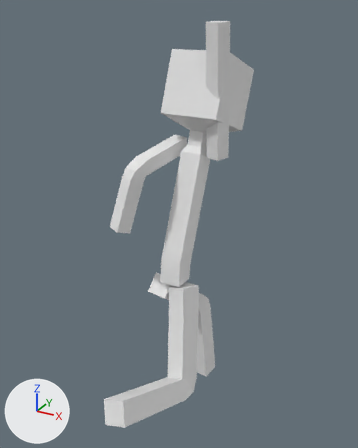
An edit to the FBX model Assets/Blender/exports/player.fbx, drawn before and after from the same camera.
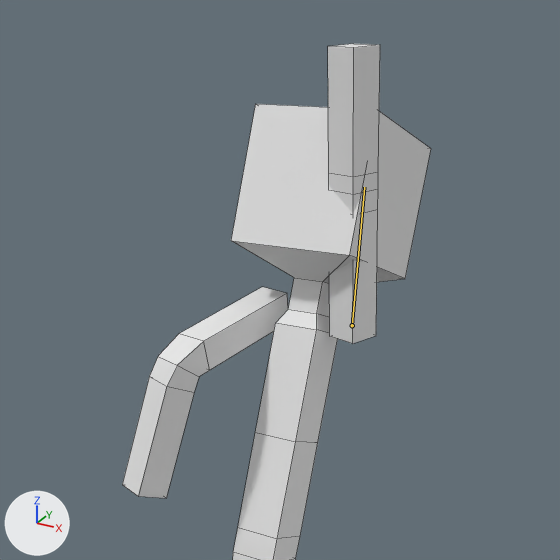
Old and new are each drawn whole from a camera (50 mm lens) standing at (8.17, -14.55, 16.16) and looking at (0.11, 0.1, 8.83) and again close up on the part from 15% to 88% of the width and 0% to 59% of the height. The lights are fixed; the arrows at lower left show +X, +Y and +Z. Both versions are drawn at frame 1 of the action 'Armature|Action'; the numbers are the values there. The bones that change are drawn over the model as lines in the close-ups. The close-ups show mesh edges as thin lines.

Objects in the first close-up: 'Arm.L', 'Arm.R', 'Body'.
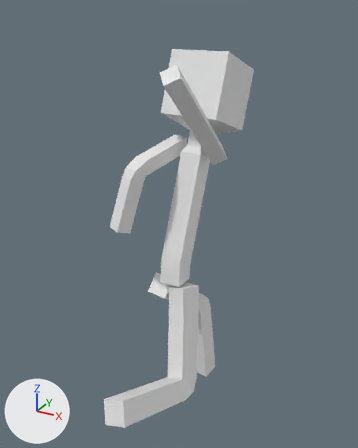
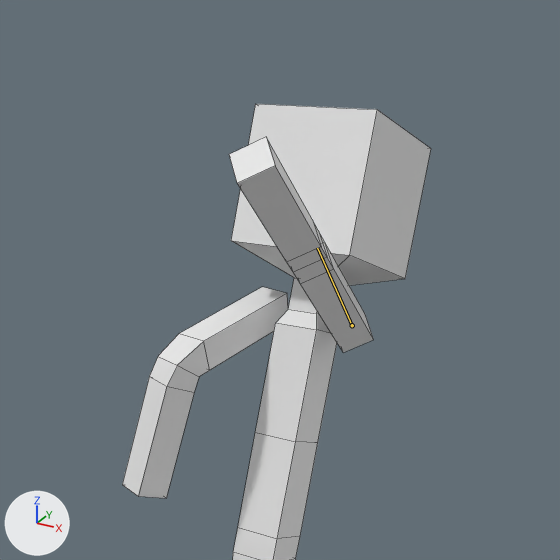
Scene script edits in JSON lines:
```json
{"block": "bone_upper_arm_l", "where": "bone_upper_arm_l = bpy.data.objects['Armature'].pose.bones['Upper arm.L']  # child of 'Chest'"}
{"op": "set", "path": "bone_upper_arm_l.rotation_quaternion", "old": "(0.707, 0.009, 0.006, -0.707)", "new": "(0.709, -0.431, 0.083, -0.552)", "note": "degrees (0, 1, -90) -> degrees (-49, -21, -66)"}
```

Boxes [x1, y1, x2, y2] around the edits, measured in the close-ups (560 x 560 px):
```json
{"object": "Arm.R", "change": "posed", "before": [328, 44, 380, 344], "after": [229, 137, 374, 352], "on screen": "175% wider, 28% shorter"}
{"bone": "Upper arm.L", "before": "(352, 325) to (364, 187)", "after": "(352, 325) to (317, 248)"}
```
